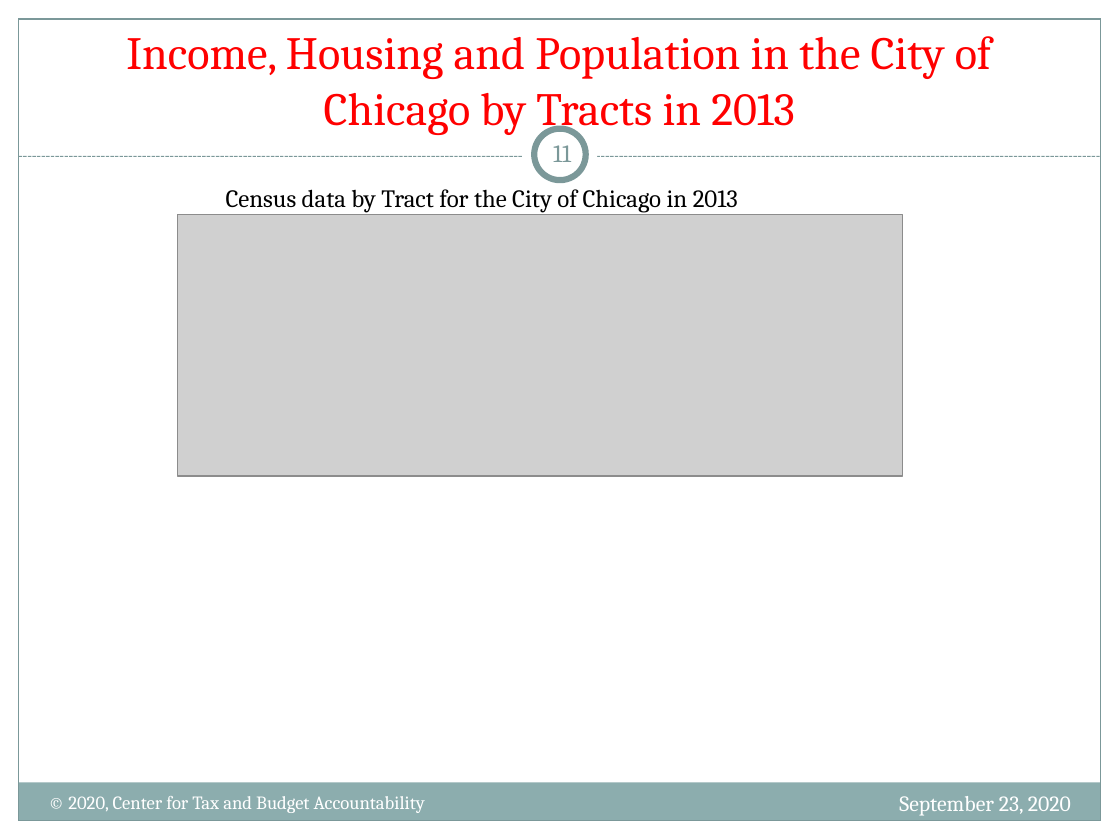
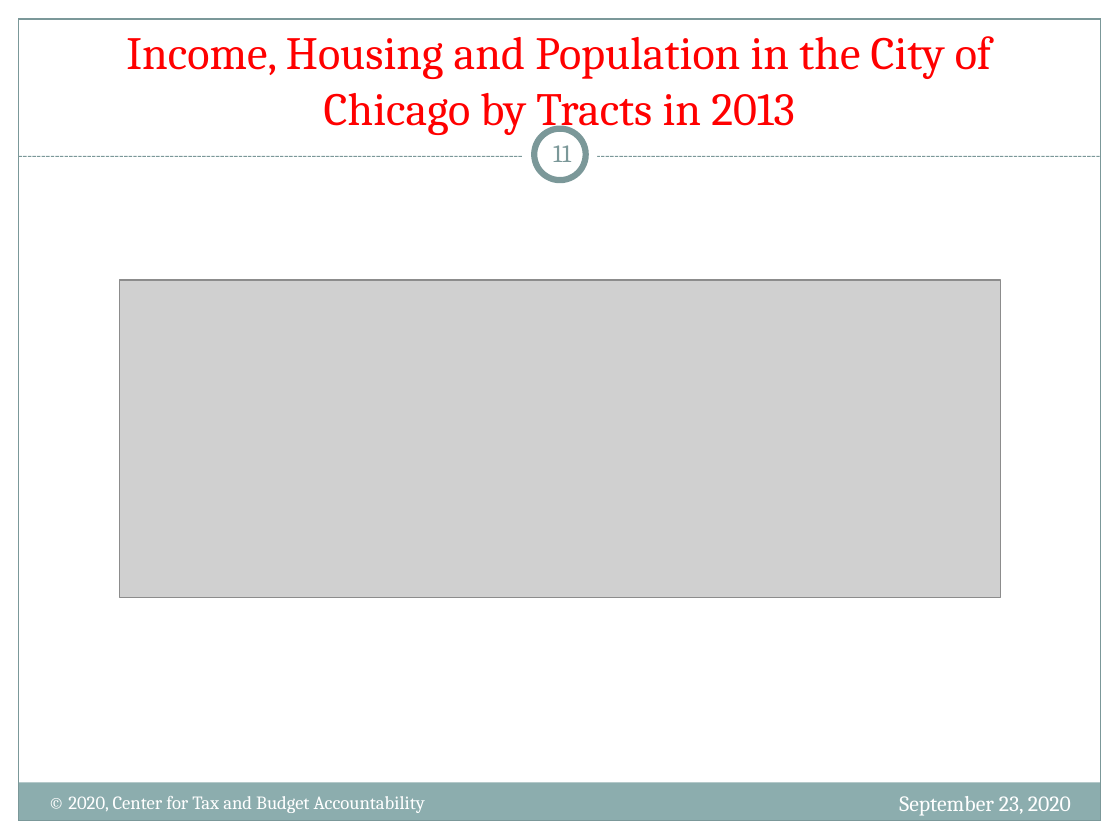
Before and after one commit to nanojgarcia/CTBA_FD, a slide deck: slide 11 of NHS - Gentrification in the City of Chicago.pptx. Drawn at 1120x840 pixels with LibreOffice and Linux fonts; fonts in the diff are those of the drawing; grey boxes stand for pictures. Boxes give left, top, right and bottom in pixels: in the first picture for what was removed or moved away, otherwise in the second. Text is boxed around its words. In the diff, an @@ line names an element or a change of style, - is before the commit and + after.

```diff
--- a/NHS - Gentrification in the City of Chicago.pptx
+++ b/NHS - Gentrification in the City of Chicago.pptx
@@ text removed at bbox=[226, 189, 738, 213] @@
-Census data by Tract for the City of Chicago in 2013
@@ picture: place and size @@
-picture at bbox=[177, 215, 903, 476]
+picture at bbox=[120, 280, 1000, 597]
```
Also in this commit, not shown: 15 other slides changed, 1 slide added, 1 other file.
